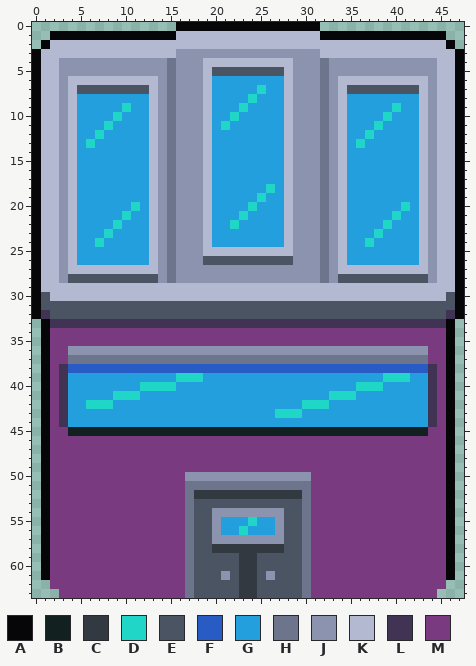
Pixel-art sprite, stored at Jogo_jam/Cidade/predio_3.png. The first picture shows the starting point.
The file is 48x64 pixels.
Palette (. is transparent): A #060608  B #122020  C #333941  D #20d6c7  E #4a5462  F #285cc4  G #249fde  H #6d758d  J #8b93af  K #b3b9d1  L #403353  M #793a80
Pixels before (only the part around the change), first column x 0:
 0 ................AAAAAAAAAAAAAAAA................
 1 ..AAAAAAAAAAAAAAKKKKKKKKKKKKKKKKAAAAAAAAAAAAAA..
 2 .AKKKKKKKKKKKKKKKKKKKKKKKKKKKKKKKKKKKKKKKKKKKKA.
 3 AKKKKKKKKKKKKKKKJJJJJJJJJJJJJJJJKKKKKKKKKKKKKKKA
 4 AKKJJJJJJJJJJJJHJJJKKKKKKKKKKJJJHJJJJJJJJJJJJKKA
 5 AKKJJJJJJJJJJJJHJJJKEEEEEEEEKJJJHJJJJJJJJJJJJKKA
 6 AKKJKKKKKKKKKKJHJJJKGGGGGGGGKJJJHJKKKKKKKKKKJKKA
 7 AKKJKEEEEEEEEKJHJJJKGGGGGDGGKJJJHJKEEEEEEEEKJKKA
 8 AKKJKGGGGGGGGKJHJJJKGGGGDGGGKJJJHJKGGGGGGGGKJKKA
 9 AKKJKGGGGGDGGKJHJJJKGGGDGGGGKJJJHJKGGGGGDGGKJKKA
10 AKKJKGGGGDGGGKJHJJJKGGDGGGGGKJJJHJKGGGGDGGGKJKKA
11 AKKJKGGGDGGGGKJHJJJKGDGGGGGGKJJJHJKGGGDGGGGKJKKA
12 AKKJKGGDGGGGGKJHJJJKGGGGGGGGKJJJHJKGGDGGGGGKJKKA
13 AKKJKGDGGGGGGKJHJJJKGGGGGGGGKJJJHJKGDGGGGGGKJKKA
14 AKKJKGGGGGGGGKJHJJJKGGGGGGGGKJJJHJKGGGGGGGGKJKKA
15 AKKJKGGGGGGGGKJHJJJKGGGGGGGGKJJJHJKGGGGGGGGKJKKA
16 AKKJKGGGGGGGGKJHJJJKGGGGGGGGKJJJHJKGGGGGGGGKJKKA
17 AKKJKGGGGGGGGKJHJJJKGGGGGGGGKJJJHJKGGGGGGGGKJKKA
18 AKKJKGGGGGGGGKJHJJJKGGGGGGDGKJJJHJKGGGGGGGGKJKKA
19 AKKJKGGGGGGGGKJHJJJKGGGGGDGGKJJJHJKGGGGGGGGKJKKA
20 AKKJKGGGGGGDGKJHJJJKGGGGDGGGKJJJHJKGGGGGGDGKJKKA
21 AKKJKGGGGGDGGKJHJJJKGGGDGGGGKJJJHJKGGGGGDGGKJKKA
22 AKKJKGGGGDGGGKJHJJJKGGDGGGGGKJJJHJKGGGGDGGGKJKKA
23 AKKJKGGGDGGGGKJHJJJKGGGGGGGGKJJJHJKGGGDGGGGKJKKA
24 AKKJKGGDGGGGGKJHJJJKGGGGGGGGKJJJHJKGGDGGGGGKJKKA
25 AKKJKGGGGGGGGKJHJJJKKKKKKKKKKJJJHJKGGGGGGGGKJKKA
26 AKKJKGGGGGGGGKJHJJJEEEEEEEEEEJJJHJKGGGGGGGGKJKKA
27 AKKJKKKKKKKKKKJHJJJJJJJJJJJJJJJJHJKKKKKKKKKKJKKA
28 AKKJEEEEEEEEEEJHJJJJJJJJJJJJJJJJHJEEEEEEEEEEJKKA
29 AKKKKKKKKKKKKKKKKKKKKKKKKKKKKKKKKKKKKKKKKKKKKKKA
30 AEKKKKKKKKKKKKKKKKKKKKKKKKKKKKKKKKKKKKKKKKKKKKEA
31 AEEEEEEEEEEEEEEEEEEEEEEEEEEEEEEEEEEEEEEEEEEEEEEA
32 ALEEEEEEEEEEEEEEEEEEEEEEEEEEEEEEEEEEEEEEEEEEEELA
33 .ALLLLLLLLLLLLLLLLLLLLLLLLLLLLLLLLLLLLLLLLLLLLA.
34 .AMMMMMMMMMMMMMMMMMMMMMMMMMMMMMMMMMMMMMMMMMMMMA.
35 .AMMMMMMMMMMMMMMMMMMMMMMMMMMMMMMMMMMMMMMMMMMMMA.
36 .AMMJJJJJJJJJJJJJJJJJJJJJJJJJJJJJJJJJJJJJJJJMMA.
37 .AMMHHHHHHHHHHHHHHHHHHHHHHHHHHHHHHHHHHHHHHHHMMA.
38 .AMLFFFFFFFFFFFFFFFFFFFFFFFFFFFFFFFFFFFFFFFFLMA.
39 .AMLGGGGGGGGGGGGDDDGGGGGGGGGGGGGGGGGGGGDDDGGLMA.
40 .AMLGGGGGGGGDDDDGGGGGGGGGGGGGGGGGGGGDDDGGGGGLMA.
41 .AMLGGGGGDDDGGGGGGGGGGGGGGGGGGGGGDDDGGGGGGGGLMA.
42 .AMLGGDDDGGGGGGGGGGGGGGGGGGGGGDDDGGGGGGGGGGGLMA.
43 .AMLGGGGGGGGGGGGGGGGGGGGGGGDDDGGGGGGGGGGGGGGLMA.
44 .AMLGGGGGGGGGGGGGGGGGGGGGGGGGGGGGGGGGGGGGGGGLMA.
45 .AMMBBBBBBBBBBBBBBBBBBBBBBBBBBBBBBBBBBBBBBBBMMA.
46 .AMMMMMMMMMMMMMMMMMMMMMMMMMMMMMMMMMMMMMMMMMMMMA.
47 .AMMMMMMMMMMMMMMMMMMMMMMMMMMMMMMMMMMMMMMMMMMMMA.
48 .AMMMMMMMMMMMMMMMMMMMMMMMMMMMMMMMMMMMMMMMMMMMMA.
49 .AMMMMMMMMMMMMMMMMMMMMMMMMMMMMMMMMMMMMMMMMMMMMA.
50 .AMMMMMMMMMMMMMMMJJJJJJJJJJJJJJMMMMMMMMMMMMMMMA.
51 .AMMMMMMMMMMMMMMMHHHHHHHHHHHHHHMMMMMMMMMMMMMMMA.
52 .AMMMMMMMMMMMMMMMHCCCCCCCCCCCCHMMMMMMMMMMMMMMMA.
53 .AMMMMMMMMMMMMMMMHEEEEEEEEEEEEHMMMMMMMMMMMMMMMA.
54 .AMMMMMMMMMMMMMMMHEEJJJJJJJJEEHMMMMMMMMMMMMMMMA.
55 .AMMMMMMMMMMMMMMMHEEJGGGDGGJEEHMMMMMMMMMMMMMMMA.
56 .AMMMMMMMMMMMMMMMHEEJGGDGGGJEEHMMMMMMMMMMMMMMMA.
57 .AMMMMMMMMMMMMMMMHEEJJJJJJJJEEHMMMMMMMMMMMMMMMA.
58 .AMMMMMMMMMMMMMMMHEECCCCCCCCEEHMMMMMMMMMMMMMMMA.
59 .AMMMMMMMMMMMMMMMHEEEEECCEEEEEHMMMMMMMMMMMMMMMA.
60 .AMMMMMMMMMMMMMMMHEEEEECCEEEEEHMMMMMMMMMMMMMMMA.
61 .AMMMMMMMMMMMMMMMHEEEJECCEJEEEHMMMMMMMMMMMMMMMA.
62 ..MMMMMMMMMMMMMMMHEEEEECCEEEEEHMMMMMMMMMMMMMMM..
63 ...MMMMMMMMMMMMMMHEEEEECCEEEEEHMMMMMMMMMMMMMM...
After:
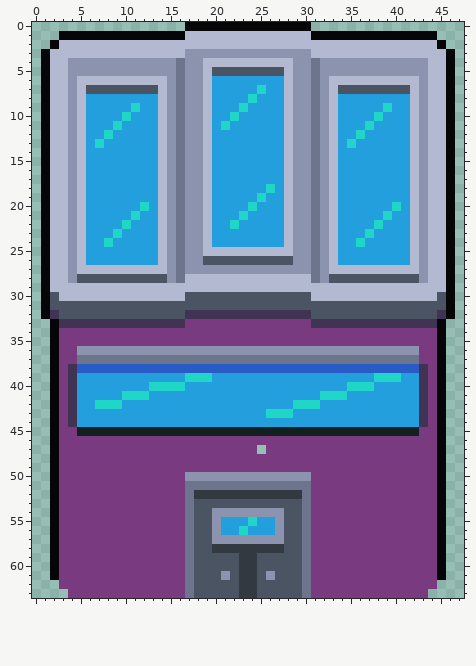
Changes in this commit:
Colour E becomes colour A in rows 30 to 31 at x 1 and 46.
Colour K becomes colour A in row 1 at x 16 and 31; in row 2 at x 2 and 45; in rows 3 to 29 at x 1 and 46.
Colour L becomes colour A in row 32 at x 1 and 46; in row 33 at x 2 and 45.
Colour M becomes colour A in rows 34 to 61 at x 2 and 45.
Colour G becomes colour D in row 9 at x 11 and 39; in row 10 at x 10 and 38; in row 11 at x 9 and 37; in row 12 at x 8 and 36; in row 13 at x 7 and 35; in row 20 at x 12 and 40.
Colour G becomes colour D in row 21 at x 11 and 39; in row 22 at x 10 and 38; in row 23 at x 9 and 37; in row 24 at x 8 and 36; in row 39 at x 19 and 38; in row 40 at x 16 and 35.
Colour G becomes colour D in row 41 at x 12 and 32; in row 42 at x 9 and 29; in row 43 at x 26.
Colour J becomes colour E in row 28 at x 14 and 33.
Colour K becomes colour E in row 7 at x 13 and 34; in row 30 at x 2, 17 to 30 and 45.
Colour D becomes colour G in row 9 at x 10 and 40; in row 10 at x 9 and 39; in row 11 at x 8 and 38; in row 12 at x 7 and 37; in row 13 at x 6 and 36; in row 20 at x 11 and 41.
Colour D becomes colour G in row 21 at x 10 and 40; in row 22 at x 9 and 39; in row 23 at x 8 and 38; in row 24 at x 7 and 37; in row 39 at x 16 and 41; in row 40 at x 12 and 38.
Colour D becomes colour G in row 41 at x 9 and 35; in row 42 at x 6 and 32; in row 43 at x 29.
Colour K becomes colour G in rows 8 to 26 at x 13 and 34.
Colour J becomes colour H in rows 4 to 28 at x 16 and 31.
Colour E becomes colour J in row 28 at x 4 and 43.
Colour H becomes colour J in rows 4 to 28 at x 15 and 32.
Colour K becomes colour J in rows 6 to 27 at x 4 and 43.
Colour E becomes colour K in row 7 at x 5 and 42.
Colour G becomes colour K in rows 8 to 26 at x 5 and 42.
Colour J becomes colour K in row 3 at x 16 and 31; in rows 4 to 5 at x 3 and 44; in rows 6 to 27 at x 3, 14, 33 and 44; in row 28 at x 3, 17 to 30 and 44.
Colour E becomes colour L in row 32 at x 2, 17 to 30 and 45.
Colour F becomes colour L in row 38 at x 4 and 43.
Colour G becomes colour L in rows 39 to 44 at x 4 and 43.
Colour B becomes colour M in row 45 at x 4 and 43.
Colour H becomes colour M in row 37 at x 4 and 43.
Colour J becomes colour M in row 36 at x 4 and 43.
Colour L becomes colour M in row 33 at x 17 to 30; in rows 38 to 44 at x 3 and 44.
Colour A is gone in row 0 at x 16 and 31; in row 1 at x 2 and 45; in row 2 at x 1 and 46; in rows 3 to 32 at x 0 and 47; in rows 33 to 61 at x 1 and 46.
Colour M is gone in row 47 at x 25; in row 62 at x 2 and 45; in row 63 at x 3 and 44.
Changed places in both pictures, as pixel boxes (x1, y1, x2, y2):
changed: (32, 22, 464, 598)
